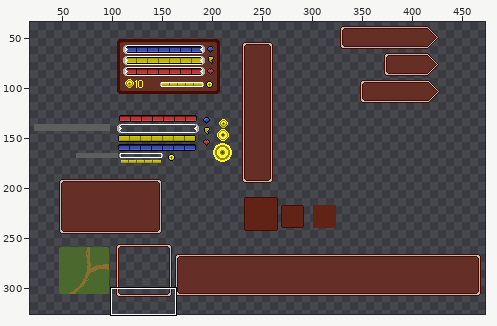
One commit to this pixel-art file: new Beagger/Assets/GUI/Sprites/GameHUD/new game hud.ase. Above: a wide view before the commit, with the close-up outlined.
Close-up. Old version:
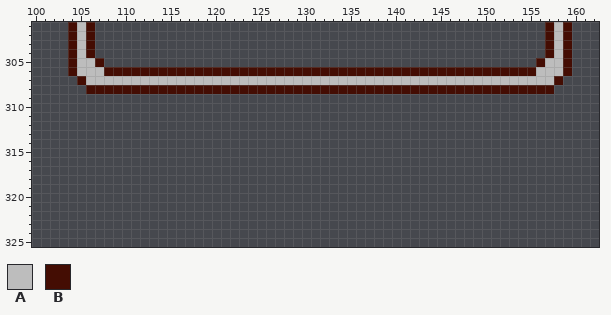
500x500 pixels, 1 frame. Shown: x 100..162, y 301..325. The old version is drawn lined up with the new one. The wide view leaves out empty margins.
Palette (. is transparent): A #bdbdbd  B #440d03
Pixels before, first column x 104:
301 BAB..................................................BAB
302 BAB..................................................BAB
303 BAB..................................................BAB
304 BAB..................................................BAB
305 BAAB................................................BAAB
306 BAAABBBBBBBBBBBBBBBBBBBBBBBBBBBBBBBBBBBBBBBBBBBBBBBBAAAB
307 .BAAAAAAAAAAAAAAAAAAAAAAAAAAAAAAAAAAAAAAAAAAAAAAAAAAAAB.
308 ..BBBBBBBBBBBBBBBBBBBBBBBBBBBBBBBBBBBBBBBBBBBBBBBBBBBB..
After the commit:
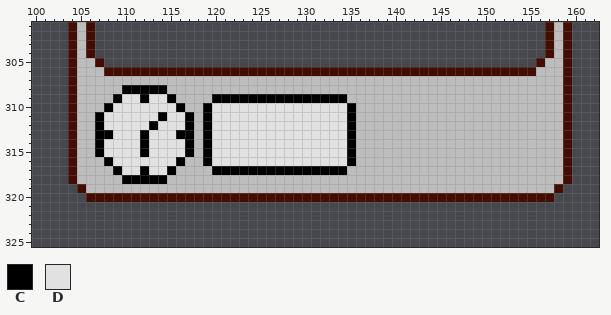
Colours new in this view: C #000000  D #e1e1e1
Change:
whole drawing moved by +0,+15 (the old picture is shown already moved)
Changed rows in their new state; - is an unchanged pixel.
first column x 104:
307 BA----------------------------------------------------AB
308 BAAAAACCCCCAAAAAAAAAAAAAAAAAAAAAAAAAAAAAAAAAAAAAAAAAAAAB
309 BAAAACDDCDDCAAAACCCCCCCCCCCCCCCAAAAAAAAAAAAAAAAAAAAAAAAB
310 BAAACDDDDDDDCAACDDDDDDDDDDDDDDDCAAAAAAAAAAAAAAAAAAAAAAAB
311 BAACDDDDDDCDDCACDDDDDDDDDDDDDDDCAAAAAAAAAAAAAAAAAAAAAAAB
312 BAACDDDDDCDDDCACDDDDDDDDDDDDDDDCAAAAAAAAAAAAAAAAAAAAAAAB
313 BAACCDDDCDDDCCACDDDDDDDDDDDDDDDCAAAAAAAAAAAAAAAAAAAAAAAB
314 BAACDDDDCDDDDCACDDDDDDDDDDDDDDDCAAAAAAAAAAAAAAAAAAAAAAAB
315 BAACDDDDCDDDDCACDDDDDDDDDDDDDDDCAAAAAAAAAAAAAAAAAAAAAAAB
316 BAAACDDDDDDDCAACDDDDDDDDDDDDDDDCAAAAAAAAAAAAAAAAAAAAAAAB
317 BAAAACDDCDDCAAAACCCCCCCCCCCCCCCAAAAAAAAAAAAAAAAAAAAAAAAB
318 BAAAAACCCCCAAAAAAAAAAAAAAAAAAAAAAAAAAAAAAAAAAAAAAAAAAAAB
319 -BAAAAAAAAAAAAAAAAAAAAAAAAAAAAAAAAAAAAAAAAAAAAAAAAAAAAB-
320 --BBBBBBBBBBBBBBBBBBBBBBBBBBBBBBBBBBBBBBBBBBBBBBBBBBBB--
Pixel boxes of the changes (left, top, right, bottom) in both close-ups:
changed: (68, 76, 572, 202)
